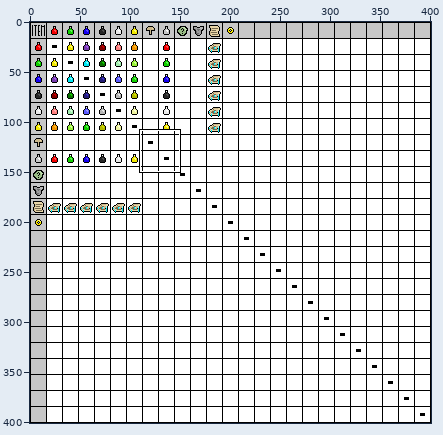
File history of a sprite sheet, Recipes.png. The first picture is a wide view before the edit; the outline marks the close-up.
Close-up. Before the commit:
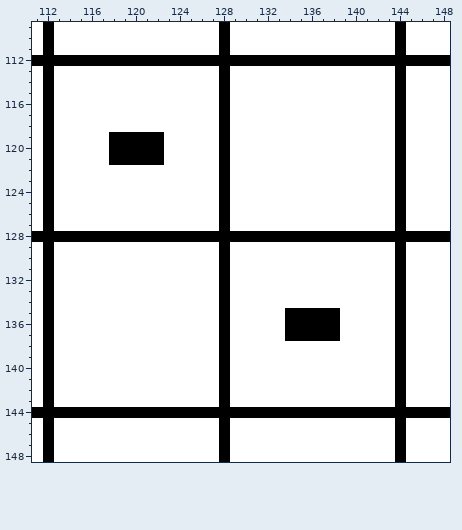
The file is 401x401 pixels. Shown: x 111..148, y 109..148.
The result:
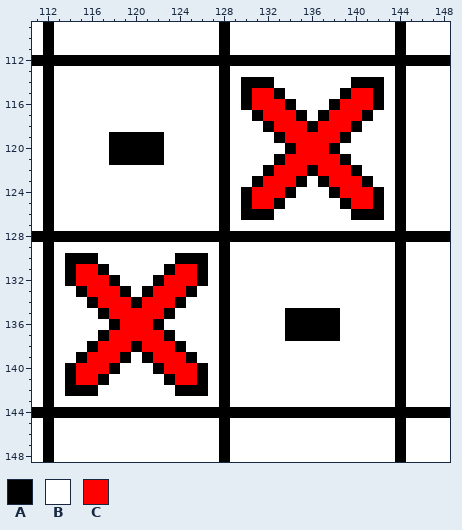
Palette (. is transparent): A #000000  B #ffffff  C #ff0000
What changed:
@@ x 128..144 @@
 113 ABBBBBBBBBBBBBBBA
-114 ABBBBBBBBBBBBBBBA
-115 ABBBBBBBBBBBBBBBA
-116 ABBBBBBBBBBBBBBBA
-117 ABBBBBBBBBBBBBBBA
-118 ABBBBBBBBBBBBBBBA
-119 ABBBBBBBBBBBBBBBA
-120 ABBBBBBBBBBBBBBBA
-121 ABBBBBBBBBBBBBBBA
-122 ABBBBBBBBBBBBBBBA
-123 ABBBBBBBBBBBBBBBA
-124 ABBBBBBBBBBBBBBBA
-125 ABBBBBBBBBBBBBBBA
-126 ABBBBBBBBBBBBBBBA
+114 ABAAABBBBBBBAAABA
+115 ABACCABBBBBACCABA
+116 ABACCCABBBACCCABA
+117 ABBACCCABACCCABBA
+118 ABBBACCCACCCABBBA
+119 ABBBBACCCCCABBBBA
+120 ABBBBBACCCABBBBBA
+121 ABBBBACCCCCABBBBA
+122 ABBBACCCACCCABBBA
+123 ABBACCCABACCCABBA
+124 ABACCCABBBACCCABA
+125 ABACCABBBBBACCABA
+126 ABAAABBBBBBBAAABA
 127 ABBBBBBBBBBBBBBBA
@@ x 112..128 @@
 129 ABBBBBBBBBBBBBBBA
-130 ABBBBBBBBBBBBBBBA
-131 ABBBBBBBBBBBBBBBA
-132 ABBBBBBBBBBBBBBBA
-133 ABBBBBBBBBBBBBBBA
-134 ABBBBBBBBBBBBBBBA
-135 ABBBBBBBBBBBBBBBA
-136 ABBBBBBBBBBBBBBBA
-137 ABBBBBBBBBBBBBBBA
-138 ABBBBBBBBBBBBBBBA
-139 ABBBBBBBBBBBBBBBA
-140 ABBBBBBBBBBBBBBBA
-141 ABBBBBBBBBBBBBBBA
-142 ABBBBBBBBBBBBBBBA
+130 ABAAABBBBBBBAAABA
+131 ABACCABBBBBACCABA
+132 ABACCCABBBACCCABA
+133 ABBACCCABACCCABBA
+134 ABBBACCCACCCABBBA
+135 ABBBBACCCCCABBBBA
+136 ABBBBBACCCABBBBBA
+137 ABBBBACCCCCABBBBA
+138 ABBBACCCACCCABBBA
+139 ABBACCCABACCCABBA
+140 ABACCCABBBACCCABA
+141 ABACCABBBBBACCABA
+142 ABAAABBBBBBBAAABA
 143 ABBBBBBBBBBBBBBBA
